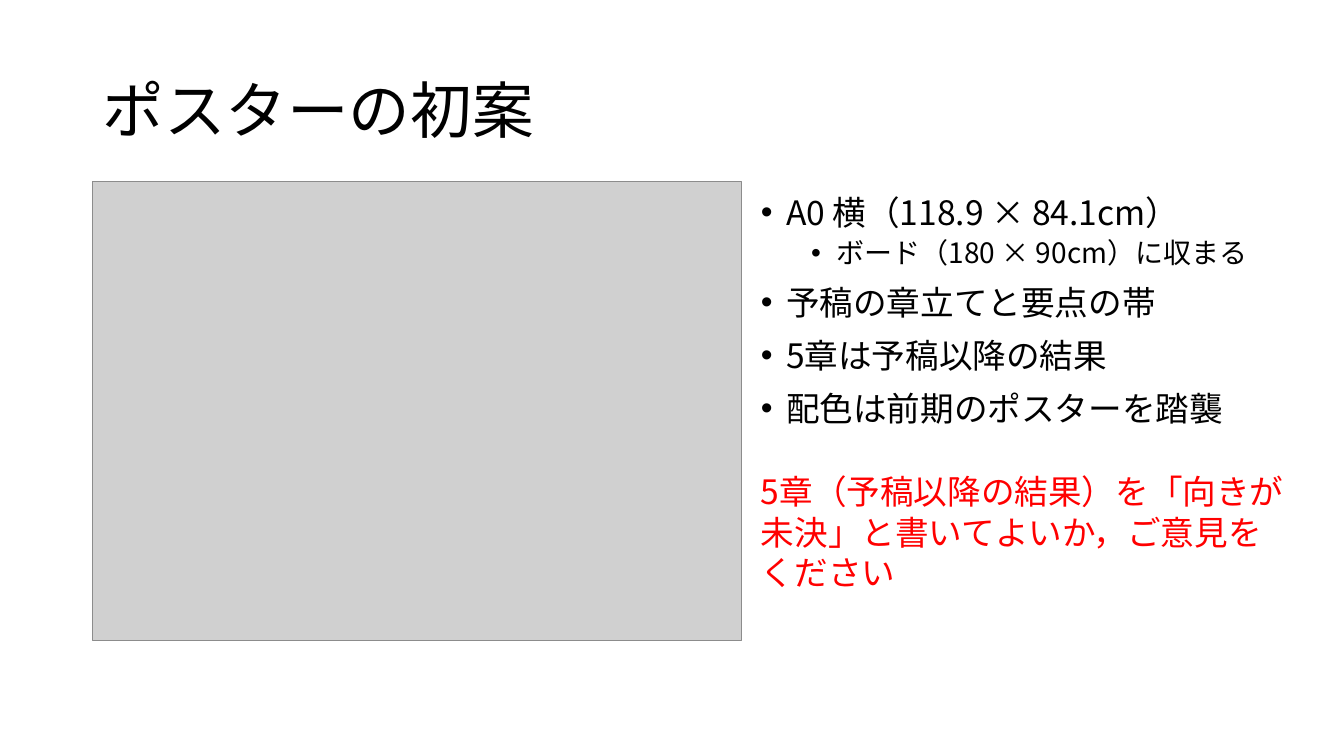
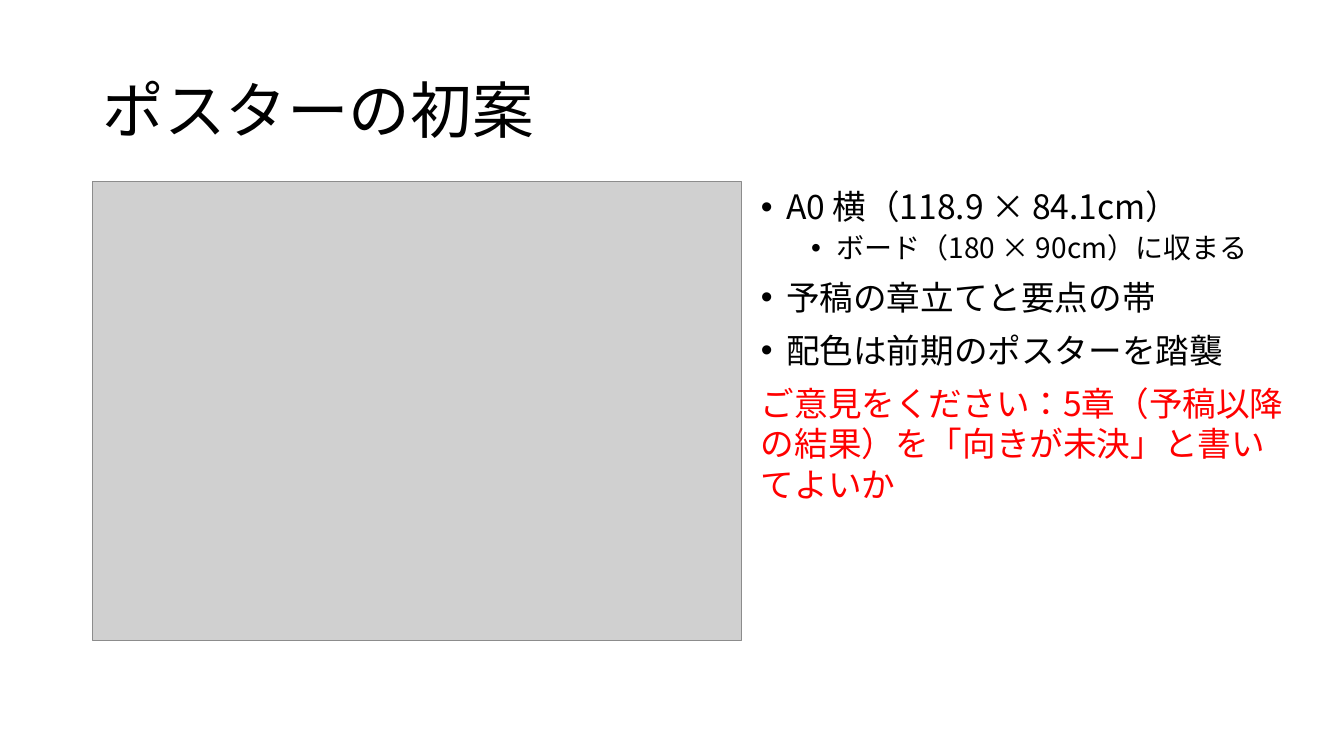
Before and after one commit to tomoking2004/cotar, a slide deck: slide 19 of presentations/20261030_進捗報告.pptx. Drawn at 1344x756 pixels with LibreOffice and Linux fonts; fonts in the diff are those of the drawing; grey boxes stand for pictures. Boxes give left, top, right and bottom in pixels: in the first picture for what was removed or moved away, otherwise in the second. Text is boxed around its words. In the diff, an @@ line names an element or a change of style, - is before the commit and + after.

```diff
--- a/presentations/20261030_進捗報告.pptx
+++ b/presentations/20261030_進捗報告.pptx
@@ text at bbox=[786, 339, 1107, 371]: paragraph removed @@
-• 5章は予稿以降の結果
@@ text at bbox=[761, 387, 1284, 499]: text changed @@
-5章（予稿以降の結果）を「向きが未決」と書いてよいか，ご意見をください
+ご意見をください：5章（予稿以降の結果）を「向きが未決」と書いてよいか
```
Also in this commit, not shown: 16 other slides changed, 3 slides added, 1 slide removed, 1 other file.
